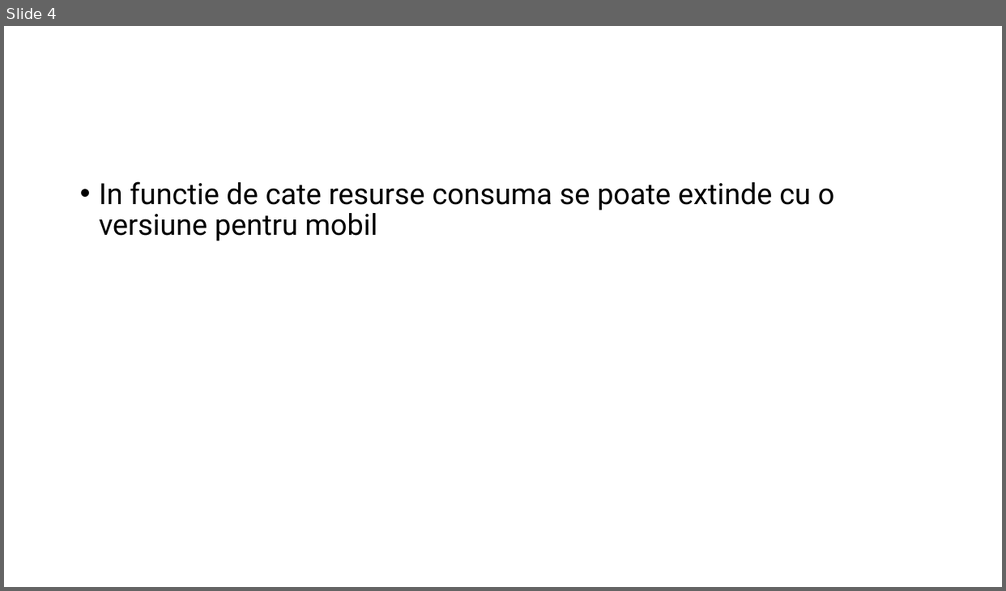
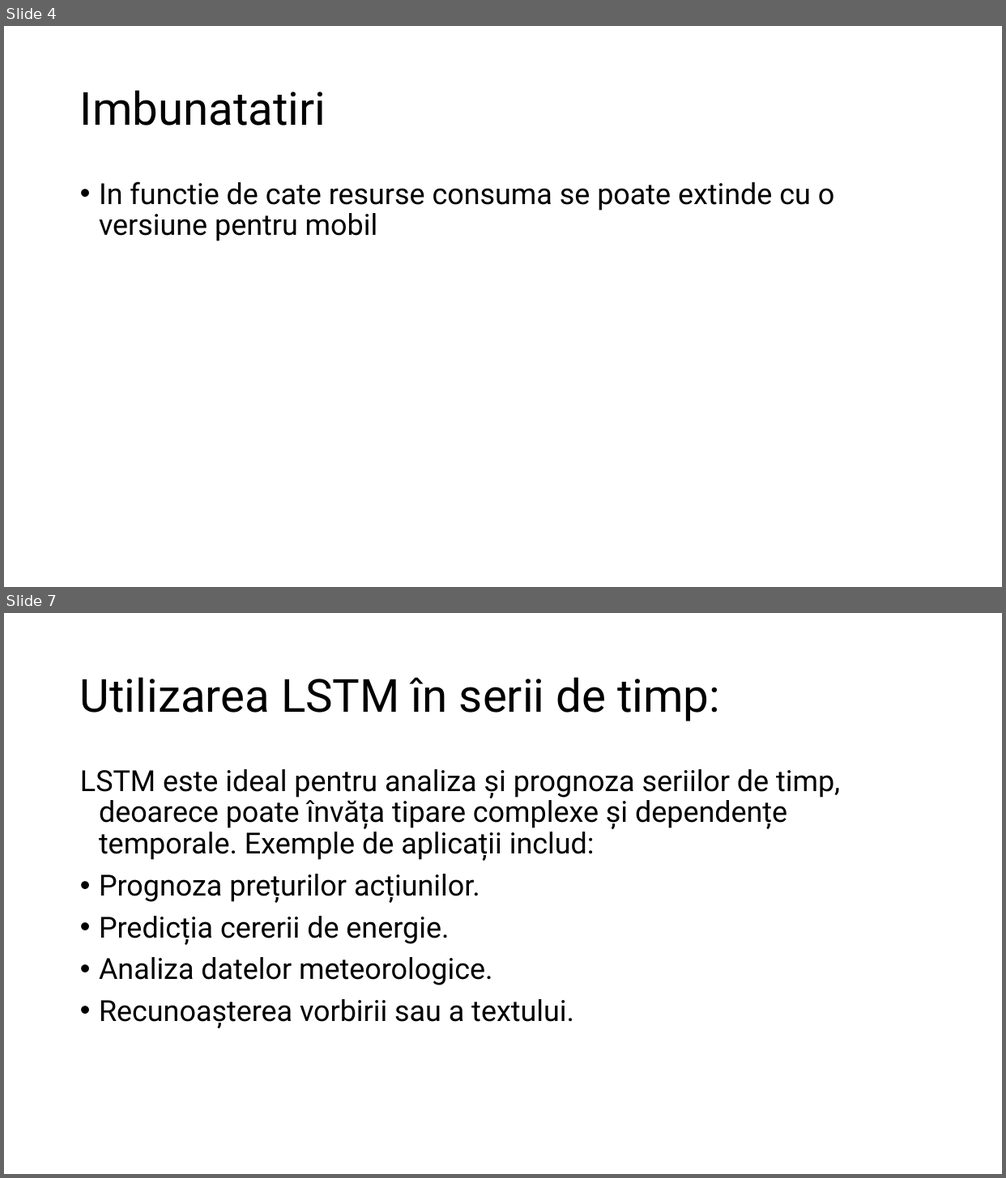
Before and after one commit to nasturas/LSTM, a slide deck: Doc/Prezicere pret actiuni.pptx. Shown one above the other, each under a label of ours: slide 4 before the commit, slides 4 and 7 after it; the slides between them are not shown. The pictures are 1006x591 and 1006x1178 pixels, drawn with LibreOffice and Linux fonts; fonts in the diff are those of the drawing. Boxes give left, top, right and bottom in pixels: in the first picture for what was removed or moved away, otherwise in the second. Text is boxed around its words. In the diff, an @@ line names an element or a change of style, - is before the commit and + after.

```diff
--- a/Doc/Prezicere pret actiuni.pptx
+++ b/Doc/Prezicere pret actiuni.pptx
@@ slide 7 added at bbox=[4, 613, 1002, 1174], background #FFFFFF @@
@@ title added at bbox=[80, 677, 720, 722], 44 pt, text #000000 @@
+Utilizarea LSTM în serii de timp:
@@ text added at bbox=[80, 769, 840, 1029], 28 pt, text #000000 @@
+LSTM este ideal pentru analiza și prognoza seriilor de timp, deoarece poate învăța tipare complexe și dependențe temporale. Exemple de aplicații includ:
+• Prognoza prețurilor acțiunilor.
+• Predicția cererii de energie.
+• Analiza datelor meteorologice.
+• Recunoașterea vorbirii sau a textului.
@@ slide 4 changed as well @@
@@ title added at bbox=[80, 90, 326, 126], 44 pt, text #000000 @@
+Imbunatatiri
```
Also in this commit, not shown: 3 other slides changed, 2 other slides added, 1 slide removed.
